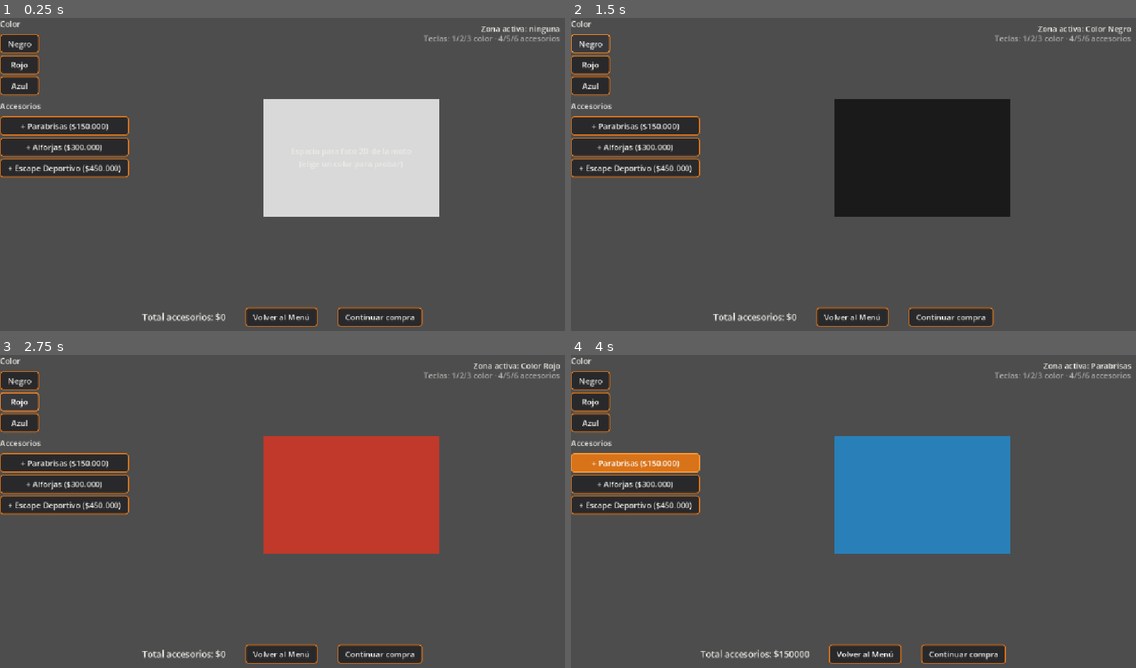
Above: before the commit, frames 1-4 (two rows, left to right).
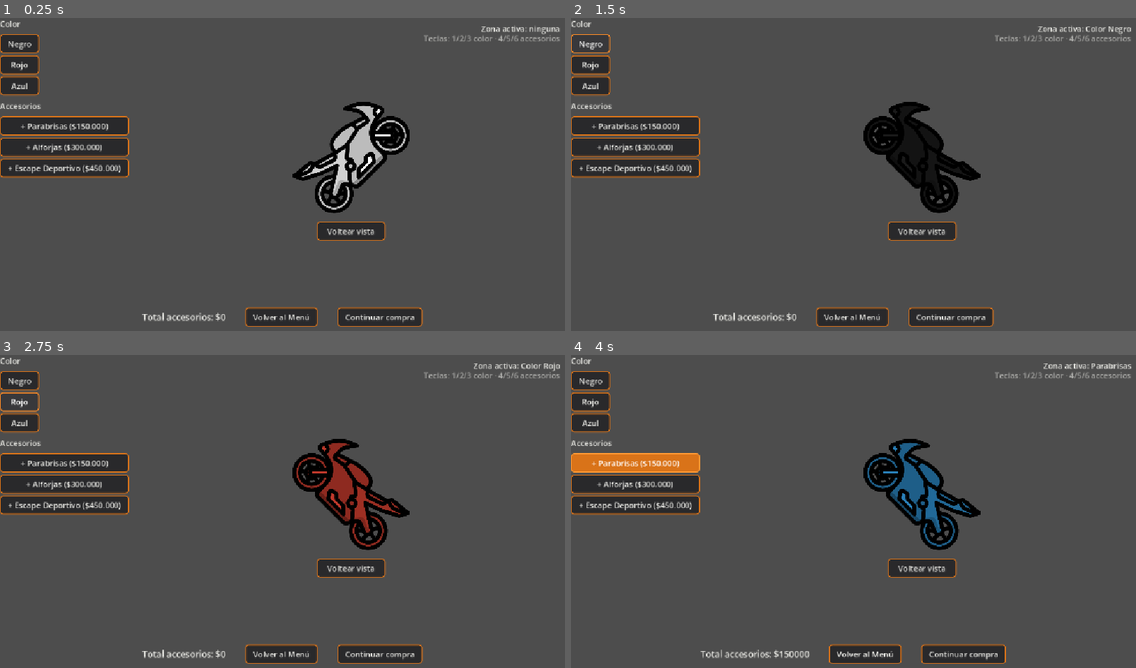
Above: after the commit, the same moments.

Repository: ChampuLuminoso/configurador-motos-godot
Game: Godot game, scene res://src/scenes/configurator/configurator_panel.tscn
Two runs of this game, one before a commit and one after it. Both use one fixed random seed, a clock stepped at 60 frames per second and the inputs below. This scene is started directly instead of the project's main scene.
Inputs (mouse positions are in pixels of both pictures, inside the frame that each line leads up to):
- Up to frame 1 (0.25 s): no input
- Up to frame 2 (1.5 s): click (921, 230) at 0.5 s, where only the run after the commit has a clickable "Voltear vista"; click "Negro" at 1.25 s
- Up to frame 3 (2.75 s): click "Rojo" at 2 s
- Up to frame 4 (4 s): click "Azul" at 2.75 s; click "+ Parabrisas ($150.000)" at 3.5 s

The runs differ from the first frame. In frame 1, 12% of the frame differs, in the area x 46-78%, y 25-72%; in frame 2, 11%; in frame 3, 12%; in frame 4, 12%.

Commit message:
feat: add real motorcycle image with color tint and mirror flip

Diff:
--- a/src/scenes/configurator/configurator_panel.gd
+++ b/src/scenes/configurator/configurator_panel.gd
@@ -8,8 +8,10 @@
 # ---------------------------------------------------------------------------
 extends Control
 
-# Reemplaza esto por rutas de imagen cuando tengas fotos reales de la moto.
-const COLORES: Dictionary = {
+# La imagen de la moto es UNA sola (ya en escala de grises, con el
+# contorno en negro) y se "pinta" con un tinte multiplicativo distinto
+# según el color elegido. Así no necesitas una foto por cada color.
+const COLOR_TINTS: Dictionary = {
 	"Negro": Color("1a1a1a"),
 	"Rojo": Color("c0392b"),
 	"Azul": Color("2980b9"),
@@ -23,8 +25,9 @@
 @onready var btn_alforjas: Button = $HBoxMain/PanelSidebar/GridAccesorios/BtnAlforjas
 @onready var btn_escape: Button = $HBoxMain/PanelSidebar/GridAccesorios/BtnEscape
 
-@onready var vista_moto: ColorRect = $HBoxMain/PanelVista/VistaMoto
+@onready var vista_moto: TextureRect = $HBoxMain/PanelVista/VistaMoto
 @onready var lbl_placeholder: Label = $HBoxMain/PanelVista/VistaMoto/LblPlaceholder
+@onready var btn_voltear: Button = $HBoxMain/PanelVista/BtnVoltear
 @onready var lbl_total: Label = $BarraInferior/LblTotal
 @onready var lbl_zona_activa: Label = $LblZonaActiva
 
@@ -37,6 +40,8 @@
 	btn_parabrisas.toggled.connect(_on_accessory_button_toggled.bind("Parabrisas"))
 	btn_alforjas.toggled.connect(_on_accessory_button_toggled.bind("Alforjas"))
 	btn_escape.toggled.connect(_on_accessory_button_toggled.bind("Escape Deportivo"))
+
+	btn_voltear.pressed.connect(_on_btn_voltear_pressed)
 
 	# --- Zona de interacción: resalta qué opción está bajo el mouse ---
 	for boton_zona: Dictionary in [
@@ -77,6 +82,8 @@
 			_alternar_accesorio_por_teclado(btn_alforjas, "Alforjas")
 		KEY_6:
 			_alternar_accesorio_por_teclado(btn_escape, "Escape Deportivo")
+		KEY_7:
+			_on_btn_voltear_pressed()
 
 func _alternar_accesorio_por_teclado(boton: Button, nombre_accesorio: String) -> void:
 	boton.button_pressed = not boton.button_pressed
@@ -91,9 +98,7 @@
 
 func _restaurar_estado_actual() -> void:
 	# Si vuelves a esta pantalla, recuperas lo que ya tenías elegido.
-	if GlobalManager.color_actual in COLORES:
-		vista_moto.color = COLORES[GlobalManager.color_actual]
-		lbl_placeholder.visible = false
+	_mostrar_imagen_color(GlobalManager.color_actual)
 
 	if GlobalManager.accesorios_activos.has("Parabrisas"):
 		btn_parabrisas.button_pressed = true
@@ -111,9 +116,18 @@
 	EventBus.accessory_toggled.emit(nombre_accesorio, activado)
 
 func _on_color_changed(nombre_color: String) -> void:
-	if COLORES.has(nombre_color):
-		vista_moto.color = COLORES[nombre_color]
-		lbl_placeholder.visible = false
+	_mostrar_imagen_color(nombre_color)
+
+## Aplica el tinte correspondiente sobre la imagen base de la moto.
+func _mostrar_imagen_color(nombre_color: String) -> void:
+	if not COLOR_TINTS.has(nombre_color):
+		return
+	vista_moto.modulate = COLOR_TINTS[nombre_color]
+
+## "Espejo" horizontal: no es un giro 3D real, pero deja ver la moto
+## mirando hacia el otro lado con una sola imagen.
+func _on_btn_voltear_pressed() -> void:
+	vista_moto.flip_h = not vista_moto.flip_h
 
 func _on_total_changed(nuevo_total: int) -> void:
 	lbl_total.text = "Total accesorios: $%d" % nuevo_total
--- a/src/scenes/configurator/configurator_panel.tscn
+++ b/src/scenes/configurator/configurator_panel.tscn
@@ -2,6 +2,7 @@
 
 [ext_resource type="Script" path="res://src/scenes/configurator/configurator_panel.gd" id="1"]
 [ext_resource type="PackedScene" path="res://src/components/navigation/button_nav.tscn" id="2"]
+[ext_resource type="Texture2D" path="res://src/assets/textures/moto/moto_base.png" id="3"]
 
 [node name="ConfiguratorPanel" type="Control"]
 layout_mode = 3
@@ -74,7 +75,7 @@
 size_flags_horizontal = 3
 size_flags_vertical = 3
 
-[node name="VistaMoto" type="ColorRect" parent="HBoxMain/PanelVista"]
+[node name="VistaMoto" type="TextureRect" parent="HBoxMain/PanelVista"]
 layout_mode = 1
 anchors_preset = 8
 anchor_left = 0.5
@@ -87,17 +88,34 @@
 offset_bottom = 120.0
 grow_horizontal = 2
 grow_vertical = 2
-color = Color(0.85, 0.85, 0.85, 1)
+texture = ExtResource("3")
+expand_mode = 1
+stretch_mode = 5
+
+[node name="BtnVoltear" type="Button" parent="HBoxMain/PanelVista"]
+layout_mode = 1
+anchors_preset = 8
+anchor_left = 0.5
+anchor_top = 0.5
+anchor_right = 0.5
+anchor_bottom = 0.5
+offset_left = -70.0
+offset_top = 134.0
+offset_right = 70.0
+offset_bottom = 166.0
+grow_horizontal = 2
+grow_vertical = 2
+text = "Voltear vista"
 
 [node name="LblPlaceholder" type="Label" parent="HBoxMain/PanelVista/VistaMoto"]
+visible = false
 layout_mode = 1
 anchors_preset = 15
 anchor_right = 1.0
 anchor_bottom = 1.0
 grow_horizontal = 2
 grow_vertical = 2
-text = "Espacio para foto 2D de la moto
-(elige un color para probar)"
+text = ""
 horizontal_alignment = 1
 vertical_alignment = 1
 autowrap_mode = 2
Binary file added: src/assets/textures/moto/moto_base.png
